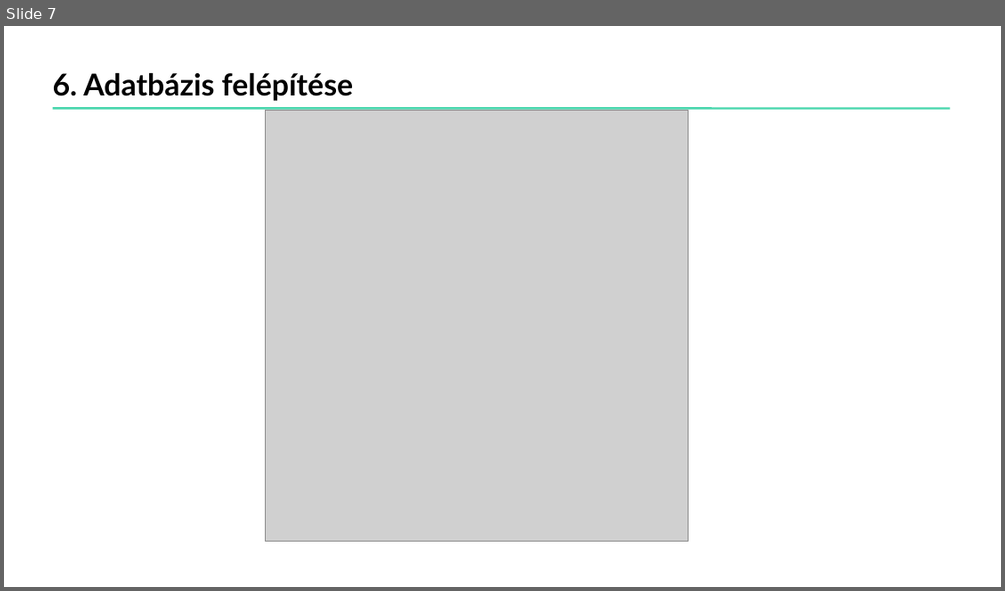
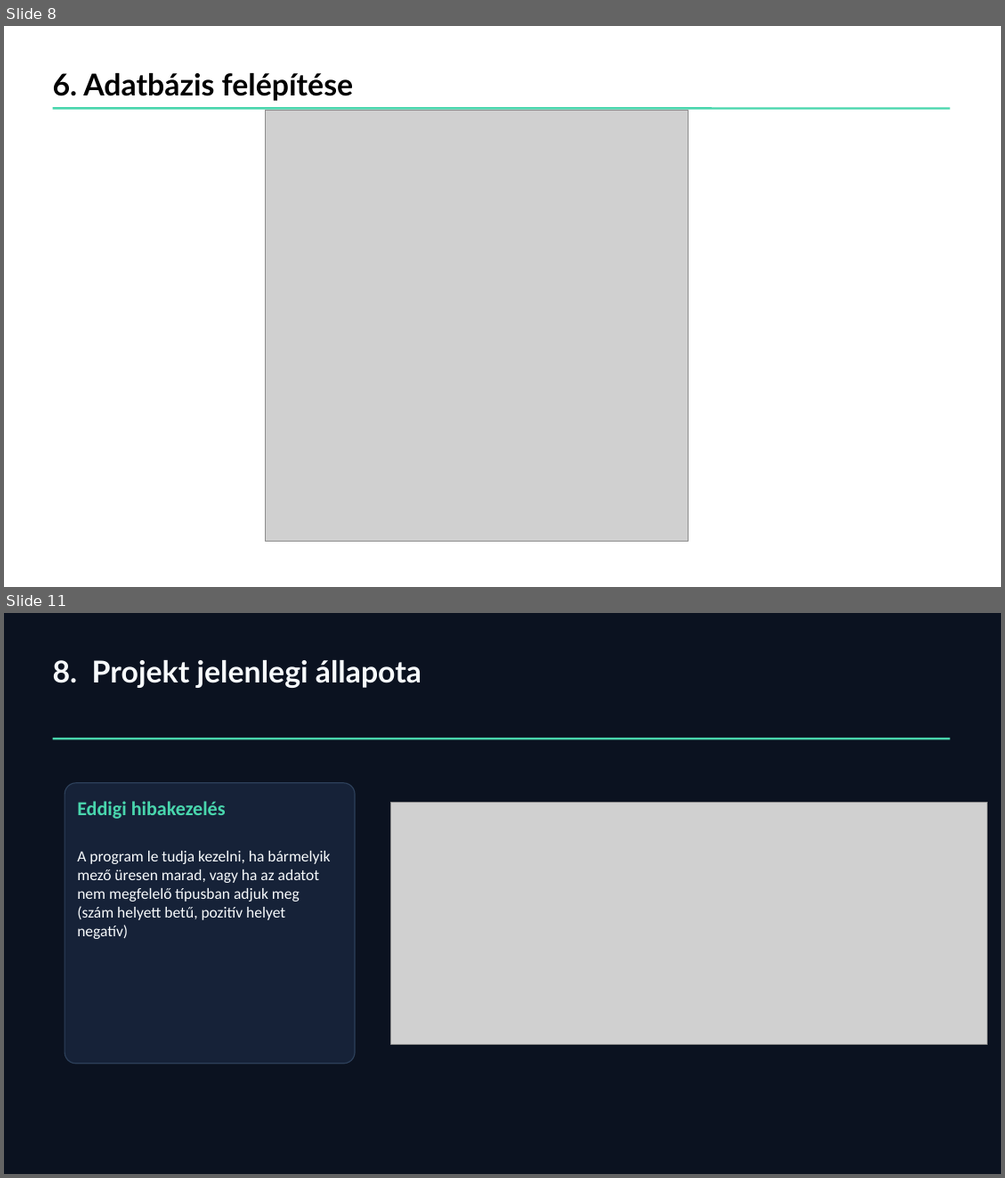
Before and after one commit to pbkbuff/arvacskak_projekt, a slide deck: docs/Kaloriszamlalo_projektbemutato.pptx. Shown one above the other, each under a label of ours: slide 7 before the commit, slides 8 and 11 after it; the slides between them are not shown. The pictures are 1005x591 and 1005x1178 pixels, drawn with LibreOffice and Linux fonts; fonts in the diff are those of the drawing; grey boxes stand for pictures. Boxes give left, top, right and bottom in pixels: in the first picture for what was removed or moved away, otherwise in the second. Text is boxed around its words. In the diff, an @@ line names an element or a change of style, - is before the commit and + after.

```diff
--- a/docs/Kaloriszamlalo_projektbemutato.pptx
+++ b/docs/Kaloriszamlalo_projektbemutato.pptx
@@ slide 11 added at (x1=4, y1=613, x2=1001, y2=1174), background #0B1220 @@
@@ text added at (x1=53, y1=660, x2=421, y2=688), 29 pt, text #F7FAFC, bold @@
+8. Projekt jelenlegi állapota
@@ line added from (53, 738) to (950, 738), #49D6AD 2 pt @@
@@ rounded rectangle added at (x1=65, y1=783, x2=355, y2=1063), fill #162238, outline #2D405A 1 pt @@
@@ text added at (x1=77, y1=801, x2=226, y2=819), 19 pt, text #49D6AD, bold @@
+Eddigi hibakezelés
@@ picture added at (x1=390, y1=803, x2=987, y2=1044) @@
@@ text added at (x1=77, y1=851, x2=330, y2=939), 15 pt, text #F7FAFC @@
+A program le tudja kezelni, ha bármelyik mező üresen marad, vagy ha az adatot nem megfelelő típusban adjuk meg (szám helyett betű, pozitív helyet negatív)
@@ what was slide 7 is now slide 8 @@
```
Also in this commit, not shown: 9 slides changed, 3 other slides added.
